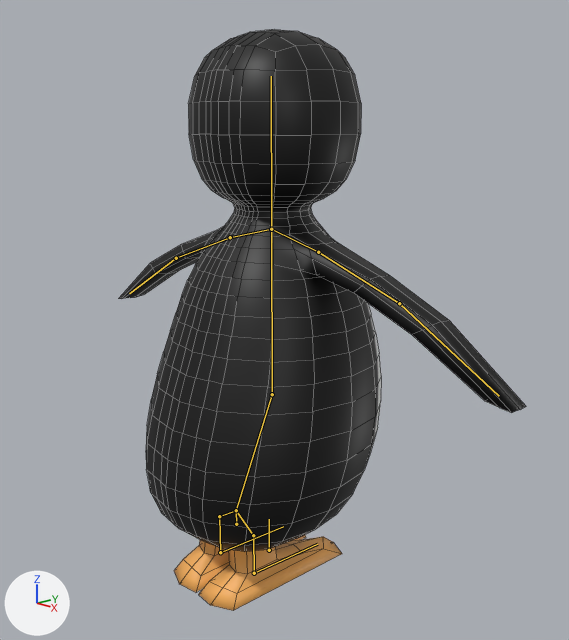
The Blender file Race/SourceAssets/Will_penguin_rig.blend as it was, and as the next commit left it.
The view is the same before and after, from a 50 mm lens placed at (5.01, -4.68, 4.06), pointed at (0.01, 0.11, 2.3). Lighting does not change. The marker at lower left points along +X, +Y and +Z. The bones that bend it are drawn over the model as lines. Mesh edges are drawn as thin lines.
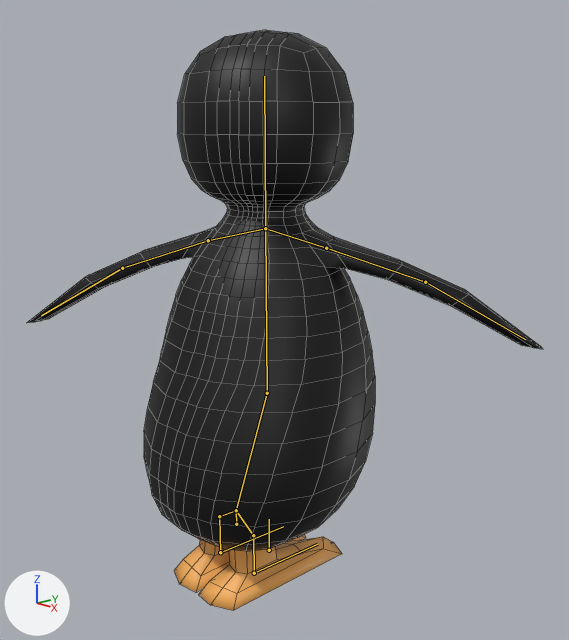
The newer file adds an action. The first version stands in its rest pose; the second is drawn at frame 0 of the action 'LTurn'.

Pixel boxes (x1, y1, x2, y2) of what changed, in the pictures (569 x 640 px):
'Cube', posed (26% wider): before (118, 29, 526, 610); after (27, 30, 542, 610)
bone 'body', root to tip: before (236, 510) to (272, 394); after (236, 510) to (267, 393)
bone 'spine', root to tip: before (272, 394) to (271, 229); after (267, 393) to (265, 228)
bone 'upperarm.L', root to tip: before (230, 237) to (176, 258); after (208, 240) to (122, 268)
bone 'spine.001', root to tip: before (271, 229) to (271, 76); after (265, 228) to (264, 76)
bone 'upperarm.R', root to tip: before (318, 252) to (399, 303); after (326, 248) to (425, 282)

The change in detail:
Bone 'body' (bone_body) turns from (0, 0, 0) to (0, 7, 3) degrees about its own x, y and z.
Bone 'spine' (bone_spine) turns from (0, 0, 0) to (1, 16, 0) degrees about its own x, y and z.
Bone 'upperarm.L' (bone_upperarm_l) turns from (0, 0, 0) to (8, -3, 0) degrees about its own x, y and z.
Bone 'spine.001' (bone_spine_001) turns from (0, 0, 0) to (-1, 6, 0) degrees about its own x, y and z.
Bone 'upperarm.R' (bone_upperarm_r) turns from (0, 0, 0) to (-20, -7, 1) degrees about its own x, y and z.
